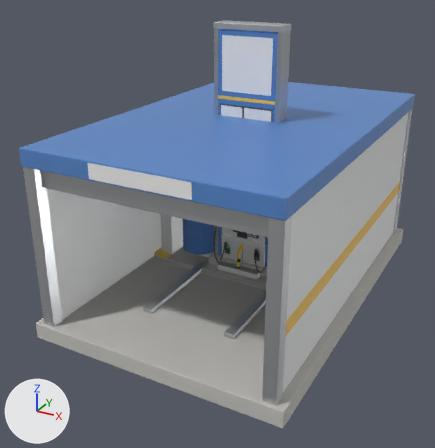
What one commit did to the glTF model models/fuel/fuelkit.glb.
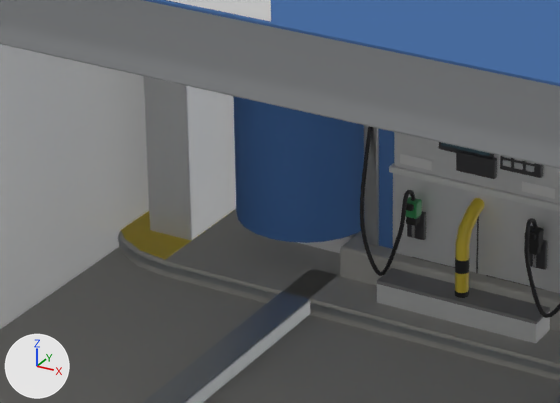
Each version appears first whole from a 50 mm camera at (5.47, -11.36, 6.74) aimed at (-0.41, -0.68, 1.4), and next in a close-up on the part from 29% to 60% of the width and 44% to 66% of the height. The lights are fixed; the arrows at lower left show +X, +Y and +Z. The first two pictures are the older version. Vertices at exactly the same position are counted once.

The first close-up shows 'bumper', 'canopy_deck', 'carwash', 'carwash__sign', 'dispenser', 'dispenser__sign', 'island', 'paypoint', 'totem' and 1 more.
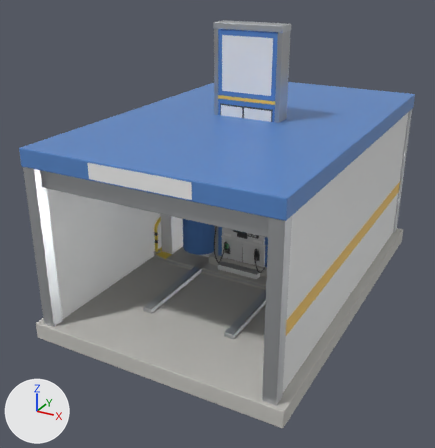
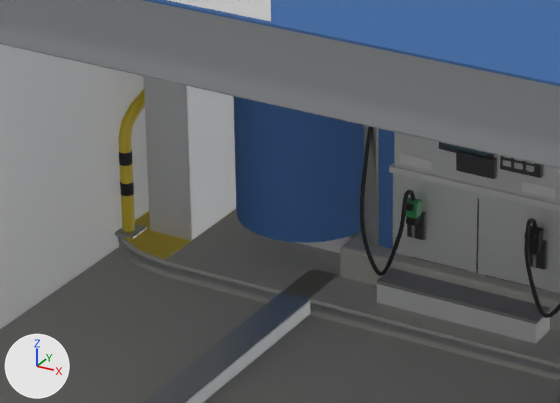
Location of each change, (x1, y1, x2, y2) in pixels of the close-ups (560 x 403 px):
'island', reshaped
    before: (118, 209, 560, 381)
    after: (115, 89, 560, 381)
'bumper', deleted
    before: (455, 198, 484, 298)
    faces in mat_safety_yellow (yellow #edd33f): (455, 198, 484, 293)
    faces in mat_rubber_black (black #272727): (455, 257, 470, 298)
part 1 of me_island, added
    after: (120, 182, 134, 196)
part 2 of me_island, added
    after: (119, 151, 133, 166)
part 3 of me_island, added (yellow)
    after: (118, 89, 145, 232)
part 4 of me_island, added
    after: (115, 224, 147, 239)

Patch to the scene script:
```diff
--- a/models/fuel/fuelkit.glb.py
+++ b/models/fuel/fuelkit.glb.py
@@ me_island @@
 # used by ob_island; location = (0.0, 0.0, 0.0)
-me_island.from_pydata(...)  # 154 vertices, 292 faces; spans x -2.51..2.51, y -0.66..0.66, z -0.3..0.16
+me_island.from_pydata(...)  # 986 vertices, 1900 faces; spans x -2.51..2.51, y -0.66..0.66, z -0.3..1.02
+# me_island part 1: a new loose piece, a 16-sided cylinder along z spanning x -2.29..-2.21, y -0.46..-0.38, z 0.413..0.493, in mat_rubber_black (black #272727)
+# me_island part 2: a new loose piece, a 16-sided cylinder along z spanning x -2.29..-2.21, y -0.46..-0.38, z 0.613..0.693, in mat_rubber_black (black #272727)
+# me_island part 3: a new loose piece of 176 vertices spanning x -2.29..-2.21, y -0.46..0.46, z -0.09..1.02, in mat_safety_yellow (yellow #edd33f)
+# me_island part 4: a new loose piece of 56 vertices spanning x -2.33..-2.17, y -0.5..-0.34, z 0.15..0.18, in mat_steel_galv (light grey #bcbfc0)
+# other edits to the shape of me_island do not show in these pictures
 me_island.materials.append(mat_concrete)
@@ me_island @@
 me_island.materials.append(mat_safety_yellow)
+me_island.materials.append(mat_rubber_black)  # black #272727
@@ ob_bumper @@
-ob_bumper = bpy.data.objects.new('bumper', me_bumper)
-ob_bumper.location = (0.0, 0.0, 0.0)
```
